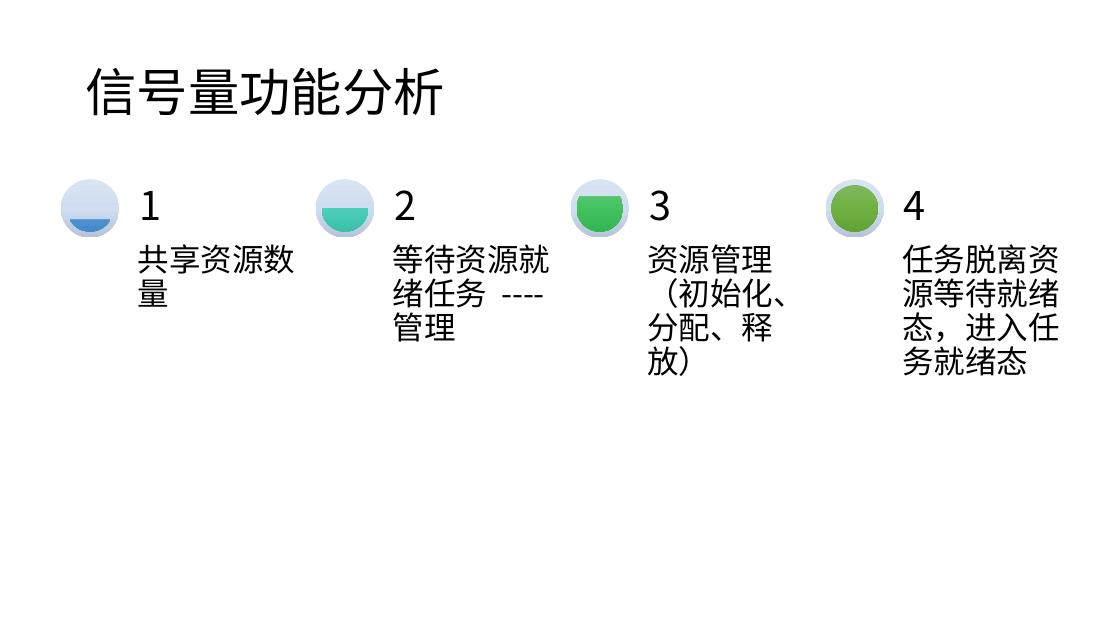
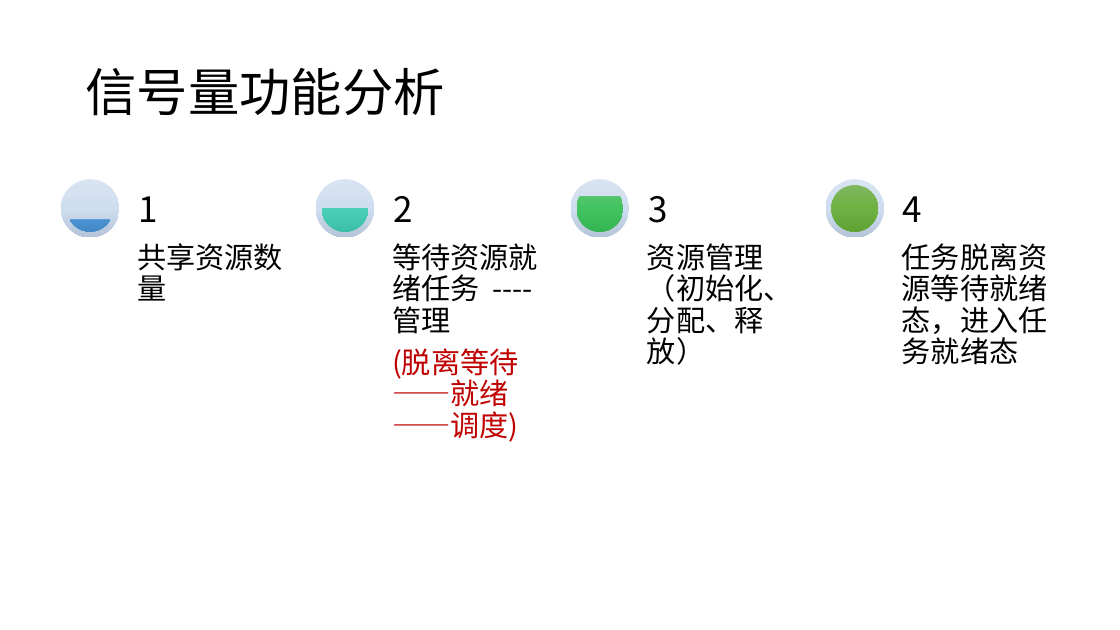
Before and after one commit to YMYMYMYMY/Qianrushi, a slide deck: slide 213 of 精简版.pptx (slide 212 before the commit). Drawn at 1120x630 pixels with LibreOffice and Linux fonts; fonts in the diff are those of the drawing. Boxes give left, top, right and bottom in pixels: in the first picture for what was removed or moved away, otherwise in the second. Text is boxed around its words. In the diff, an @@ line names an element or a change of style, - is before the commit and + after.

```diff
--- a/精简版.pptx
+++ b/精简版.pptx
@@ size 34 to 30 pt; less space between paragraphs in 4 elements at (x1=138, y1=196, x2=157, y2=222), (x1=393, y1=196, x2=412, y2=222), (x1=648, y1=196, x2=667, y2=223), (x1=903, y1=196, x2=922, y2=222) @@
@@ size 27 to 25 pt in 3 elements at (x1=137, y1=243, x2=283, y2=301), (x1=647, y1=243, x2=793, y2=365), (x1=902, y1=243, x2=1048, y2=365) @@
@@ text at (x1=392, y1=243, x2=538, y2=334): size 27 to 25 pt in "等待资源就绪任务 ---- 管理" @@
@@ text at (x1=392, y1=348, x2=518, y2=442): paragraph added @@
+(脱离等待——就绪——调度)
```
Also in this commit, not shown: 13 other slides changed, 2 slides added, 1 slide removed, 2 other files.
